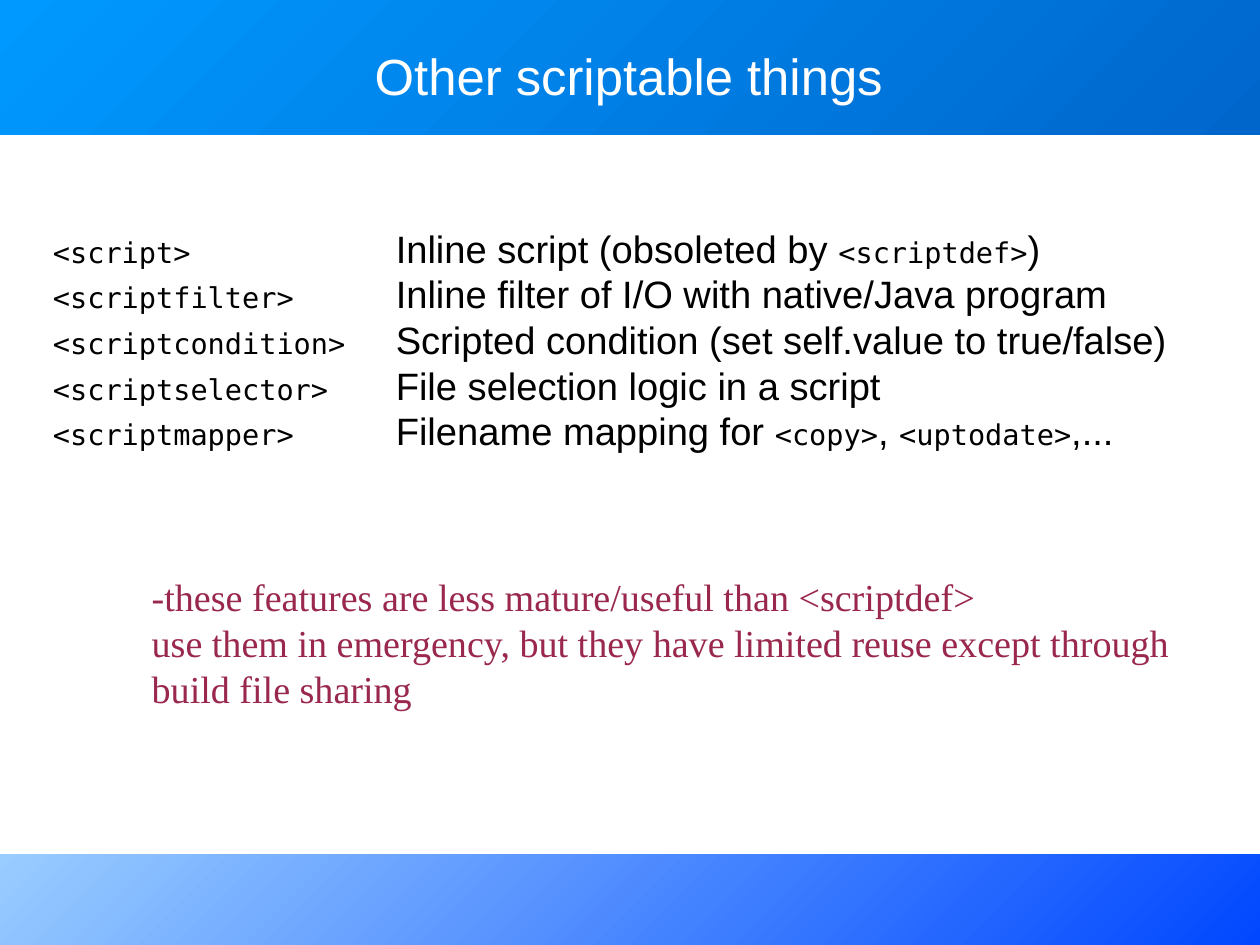
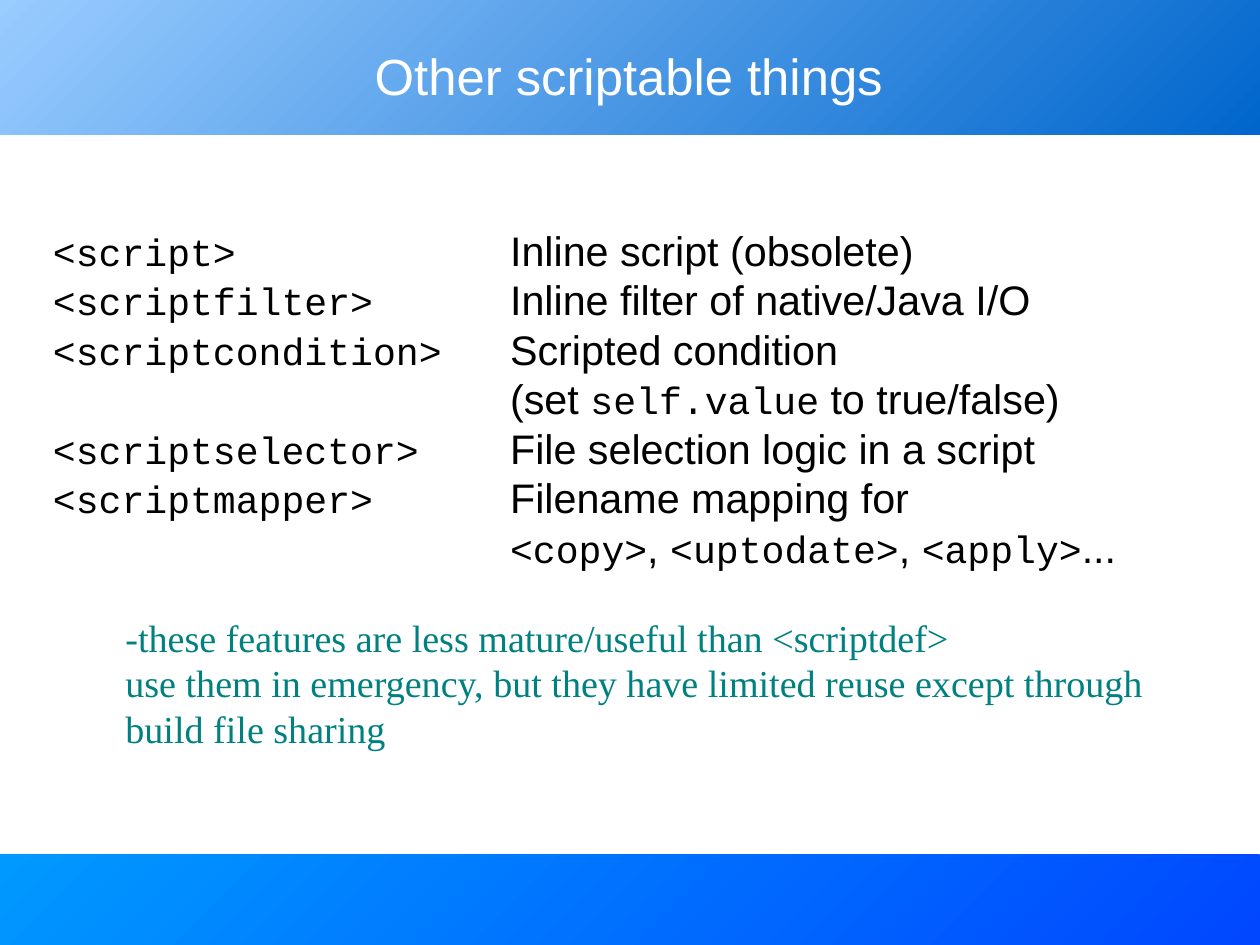
Before and after one commit to BeatrizTercero/repoSvnAnt, a slide deck: slide 15 of core/trunk/docs/slides/extending_ant.odp. Drawn at 1260x945 pixels with LibreOffice and Linux fonts; fonts in the diff are those of the drawing. Boxes give left, top, right and bottom in pixels: in the first picture for what was removed or moved away, otherwise in the second. Text is boxed around its words. In the diff, an @@ line names an element or a change of style, - is before the commit and + after.

Commit message:
about to attempt some new master to get page layout right at print time

```diff
--- a/core/trunk/docs/slides/extending_ant.odp
+++ b/core/trunk/docs/slides/extending_ant.odp
@@ rectangle at [0, 0, 1260, 135]: fill gradient #0066CC to #0099FF to gradient #0066CC to #99CCFF @@
@@ text at [53, 236, 1030, 316]: text changed; size 24 to 26 pt @@
-<script> Inline script (obsoleted by <scriptdef>)
-<scriptfilter> Inline filter of I/O with native/Java program
+<script> Inline script (obsolete)
+<scriptfilter> Inline filter of native/Java I/O
@@ text at [510, 335, 1059, 472]: size 18 to 24 pt, font DejaVu Sans Mono to Courier New in "<scriptcondition>", "<scriptselector>"; size 24 to 26 pt in "Scripted condition (set to true/false)", "File selection logic in a script"; font Arial to Courier New in "self.value" @@
@@ text at [510, 483, 1082, 571]: text changed; size 18 to 24 pt; font DejaVu Sans Mono to Courier New @@
-<scriptmapper> Filename mapping for <copy>, <uptodate>,...
+<scriptmapper> Filename mapping for
+<copy>, <uptodate>, <apply>...
@@ text "-these features are less mature/useful ...": place and size @@
-text "-these features are less mature/useful ..." at [152, 584, 1169, 710]
+text "-these features are less mature/useful ..." at [125, 625, 1143, 751]
@@ text "-these features are less mature/useful ..." at [125, 625, 1143, 751]: text colour #99284C to #008080 @@
@@ rectangle at [0, 855, 1260, 945]: fill gradient #0047FF to #99CCFF to gradient #0047FF to #0099FF @@
```
Also in this commit, not shown: 23 other slides changed, 6 slides added, 1 slide removed.
